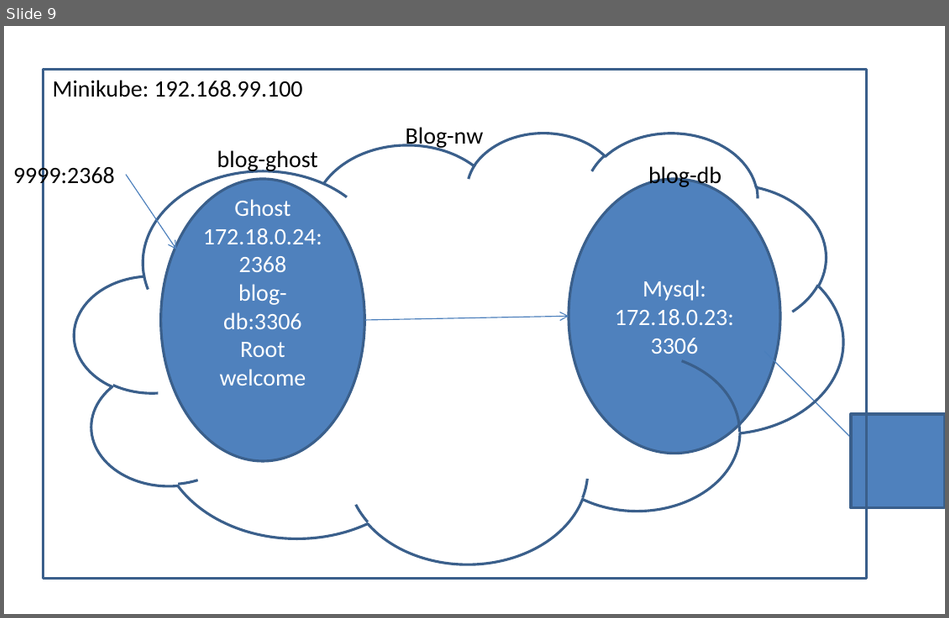
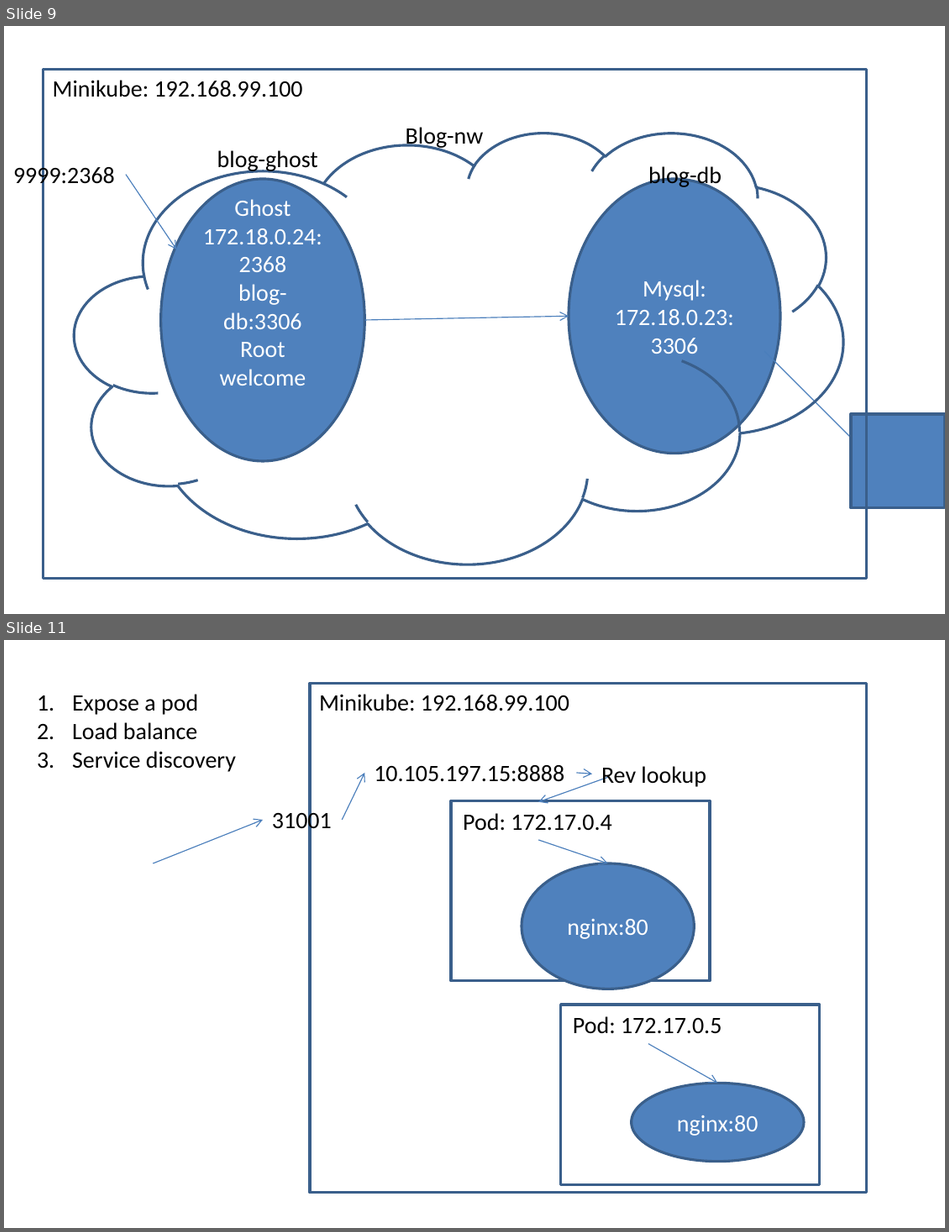
Before and after one commit to AdityaSP/ora-ap22-dock-kube, a slide deck: rough-diag.pptx. Shown one above the other, each under a label of ours: slide 9 before the commit, slides 9 and 11 after it; the slides between them are not shown. The pictures are 949x618 and 949x1232 pixels, drawn with LibreOffice and Linux fonts; fonts in the diff are those of the drawing. Boxes give left, top, right and bottom in pixels: in the first picture for what was removed or moved away, otherwise in the second. Text is boxed around its words. In the diff, an @@ line names an element or a change of style, - is before the commit and + after.

```diff
--- a/rough-diag.pptx
+++ b/rough-diag.pptx
@@ slide 11 added at [4,640,945,1228], background #FFFFFF @@
@@ rectangle added at [310,684,867,1194], outline #3A5F8C 2 pt @@
@@ text added at [72,694,236,772], 18 pt, text #000000 @@
+1. Expose a pod
+2. Load balance
+3. Service discovery
@@ text added at [319,694,569,711], 18 pt, text #000000 @@
+Minikube: 192.168.99.100
@@ text added at [374,765,564,782], 18 pt, text #000000 @@
+10.105.197.15:8888
@@ arrow added from (342, 820) to (364, 773), #4B7EBC 0.75 pt @@
@@ arrow added from (608, 778) to (538, 802), #4B7EBC 0.75 pt @@
@@ arrow added from (576, 773) to (592, 774), #4B7EBC 0.75 pt @@
@@ text added at [601,766,706,787], 18 pt, text #000000 @@
+Rev lookup
@@ text added at [272,809,332,834], 18 pt, text #000000 @@
+31001
@@ rectangle added at [451,801,710,982], outline #3A5F8C 2 pt @@
@@ text added at [463,813,611,831], 18 pt, text #000000 @@
+Pod: 172.17.0.4
@@ arrow added from (153, 864) to (263, 820), #4B7EBC 0.75 pt @@
@@ arrow added from (538, 839) to (608, 864), #4B7EBC 0.75 pt @@
@@ ellipse added at [521,864,694,989], fill #4F81BD, outline #3A5F8C 2 pt, 18 pt, text #FFFFFF @@
+nginx:80
@@ rectangle added at [561,1005,820,1186], outline #3A5F8C 2 pt @@
@@ text added at [573,1016,721,1034], 18 pt, text #000000 @@
+Pod: 172.17.0.5
@@ arrow added from (648, 1043) to (717, 1084), #4B7EBC 0.75 pt @@
@@ ellipse added at [631,1084,804,1161], fill #4F81BD, outline #3A5F8C 2 pt, 18 pt, text #FFFFFF @@
+nginx:80
```
Also in this commit, not shown: 3 other slides added.
